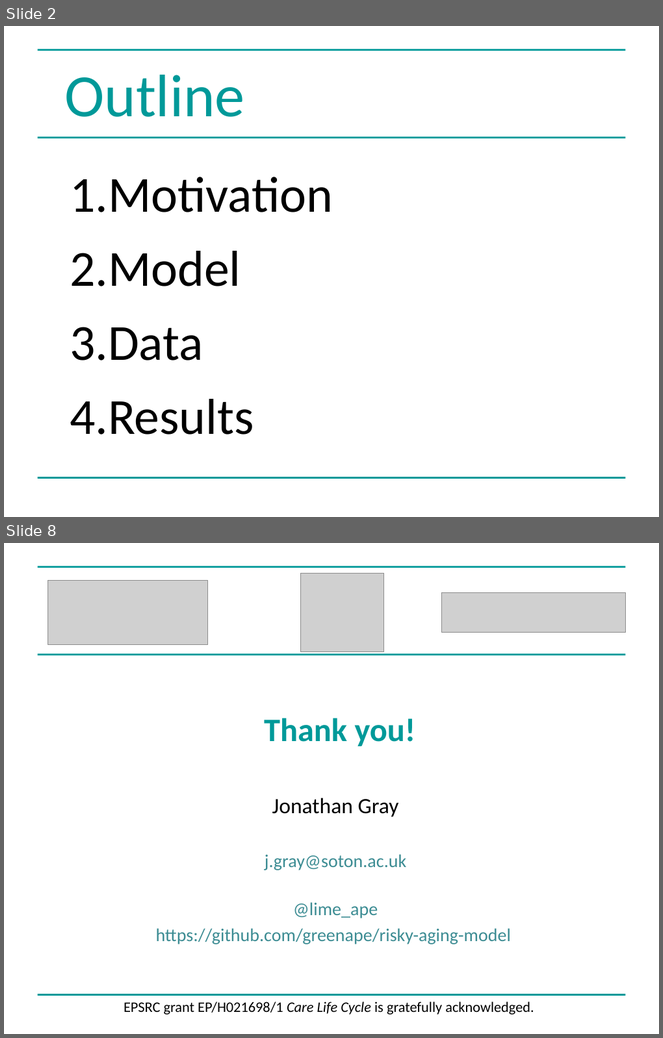
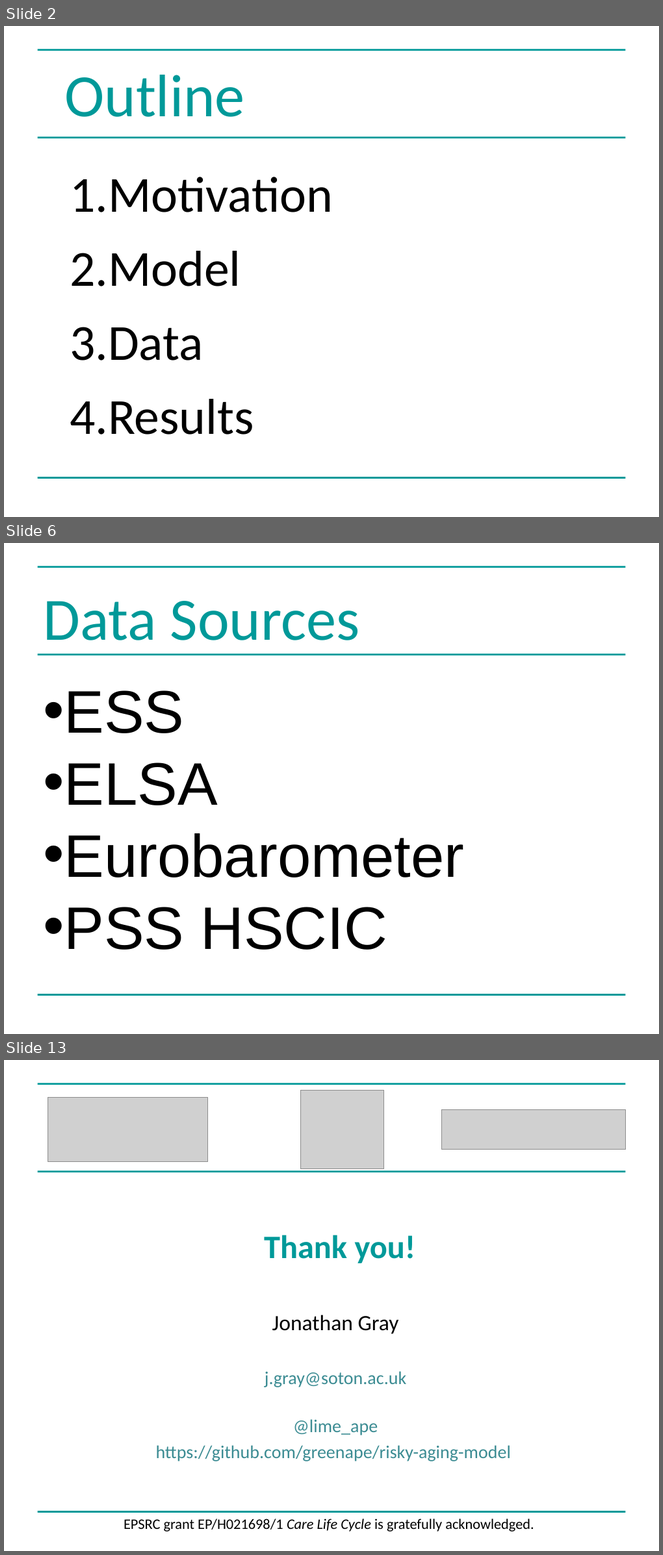
Before and after one commit to greenape/bsps2015, a slide deck: presentation/risky_aging_bsps.ppt. Shown one above the other, each under a label of ours: slides 2 and 8 before the commit, slides 2, 6 and 13 after it; the slides between them are not shown. The pictures are 663x1038 and 663x1555 pixels, drawn with LibreOffice and Linux fonts; fonts in the diff are those of the drawing; grey boxes stand for pictures. Boxes give left, top, right and bottom in pixels: in the first picture for what was removed or moved away, otherwise in the second. Text is boxed around its words. In the diff, an @@ line names an element or a change of style, - is before the commit and + after.

```diff
--- a/presentation/risky_aging_bsps.ppt
+++ b/presentation/risky_aging_bsps.ppt
@@ slide 6 added at <box>4,543,659,1034</box>, background #FFFFFF; not listed: 3 template elements that a slide beside it also shows @@
@@ title added at <box>43,601,360,654</box>, 66 pt, text #009999 @@
+Data Sources
@@ text added at <box>43,691,464,950</box>, 66 pt, text #000000 @@
+• ESS
+• ELSA
+• Eurobarometer
+• PSS HSCIC
@@ what was slide 8 is now slide 13 @@
```
Also in this commit, not shown: 5 slides changed, 4 other slides added, 1 other file.
